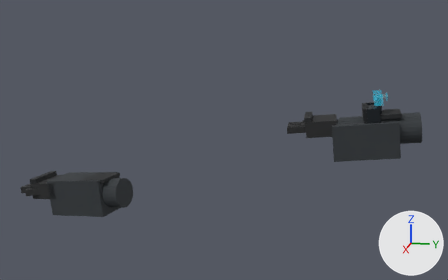
The glTF model public/assets/viewmodels/operative_hands.glb: old version first, new version second.
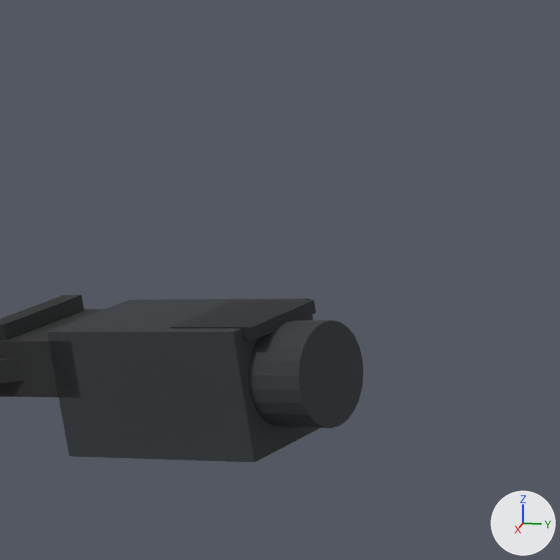
The first picture shows the older version from a 50 mm camera at (1.645, 0.325, 0.473) aimed at (-0.038, -0.012, 0.052). The close-ups show the older and then the newer version on the part from 8% to 42% of the width and 32% to 87% of the height of that picture. Only the edits that show in the close-ups are written down. The lights are fixed; the arrows at lower right show +X, +Y and +Z. Where no turn or scale is listed for an object, it has been applied to the vertices. Vertices at exactly the same position are counted once.

The scene before the commit, as lines of its bpy script (objects in view):
```python
me_cube = bpy.data.meshes.new('Cube')
me_cube.from_pydata(...)  # 8 vertices, 12 faces; spans x -0.071..0.071, y -0.105..0.105, z -0.062..0.062
me_cube.materials.append(mat_vm_sleeve_fabric)  # dark grey #303539
me_cube_002 = bpy.data.meshes.new('Cube.002')
me_cube_002.from_pydata(...)  # 8 vertices, 12 faces; spans x -0.0463..0.0463, y -0.0222..0.0222, z -0.0083..0.0083
me_cube_002.materials.append(mat_vm_knuckle_rubber)  # black #191d1f
me_cube_016 = bpy.data.meshes.new('Cube.016')
me_cube_016.from_pydata(...)  # 8 vertices, 12 faces; spans x -0.0469..0.0469, y -0.0478..0.0478, z -0.0104..0.0104
me_cube_016.materials.append(mat_vm_knuckle_rubber)  # black #191d1f
me_cylinder = bpy.data.meshes.new('Cylinder')
me_cylinder.from_pydata(...)  # 48 vertices, 92 faces; spans x -0.064..0.064, y -0.107..0.107, z -0.054..0.054
me_cylinder.materials.append(mat_vm_sleeve_fabric)  # dark grey #303539
ob_right_forearm_armor_plate = bpy.data.objects.new('right_forearm_armor_plate', me_cube_016)
ob_right_forearm_armor_plate.location = (0.0973, -0.3331, -0.0389)
ob_right_forearm_sleeve_round = bpy.data.objects.new('right_forearm_sleeve_round', me_cylinder)
ob_right_forearm_sleeve_round.location = (0.0922, -0.3523, -0.0841)
ob_right_knuckle_pad = bpy.data.objects.new('right_knuckle_pad', me_cube_002)
ob_right_knuckle_pad.location = (0.0439, -0.5323, -0.0658)
ob_right_sleeve = bpy.data.objects.new('right_sleeve', me_cube)
ob_right_sleeve.location = (0.0831, -0.3862, -0.093)
# also in view: 'right_palm_mesh' at (0.054, -0.494, -0.089)
```
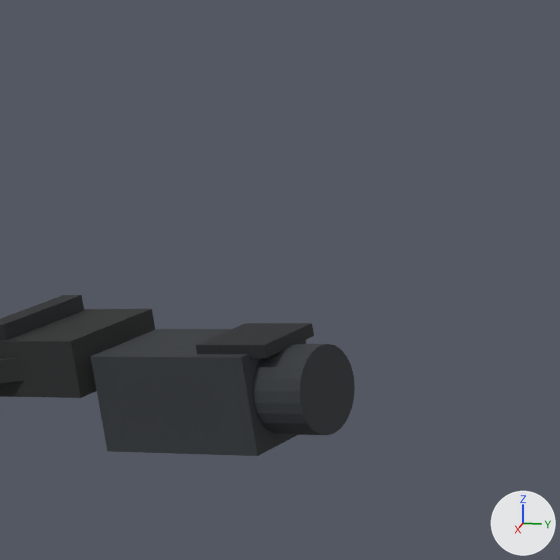
The edits, one by one:
me_cylinder is used by ob_right_forearm_sleeve_round; location (0.0922, -0.3523, -0.0841).
me_cylinder had 48 vertices, 92 faces and spanned x -0.064..0.064, y -0.107..0.107, z -0.054..0.054.
me_cylinder now has 48 vertices, 92 faces and spans x -0.053..0.053, y -0.086..0.086, z -0.045..0.045.
me_cylinder part 1: the whole mesh is multiplied about its middle by the matrix ((0.847, -0.012, -0.002), (-0.012, 0.804, -0.007), (-0.002, -0.007, 0.849)).
me_cube is used by ob_right_sleeve; location (0.0831, -0.3862, -0.093).
me_cube had 8 vertices, 12 faces and spanned x -0.071..0.071, y -0.105..0.105, z -0.062..0.062.
me_cube now has 8 vertices, 12 faces and spans x -0.058..0.058, y -0.085..0.085, z -0.048..0.048.
me_cube part 2: the whole mesh is scaled about its middle by (0.818, 0.806, 0.763).
Object 'right_forearm_armor_plate' (ob_right_forearm_armor_plate) moves from (0.0973, -0.3331, -0.0389) to (0.1, -0.3233, -0.0536).
Object 'right_forearm_sleeve_round' (ob_right_forearm_sleeve_round) moves from (0.0922, -0.3523, -0.0841) to (0.0962, -0.3373, -0.094).
Object 'right_sleeve' (ob_right_sleeve) moves from (0.0831, -0.3862, -0.093) to (0.087, -0.3714, -0.101).

What differs and where, as boxes [x1, y1, x2, y2] in the close-ups (560 x 560 px):
'right_sleeve', moved, rescaled (21% narrower, 22% shorter)
    before: [47, 298, 319, 462]
    after: [91, 329, 306, 456]
'right_forearm_sleeve_round', reshaped, moved
    before: [248, 320, 363, 428]
    after: [252, 344, 355, 435]
'right_forearm_armor_plate', moved
    before: [170, 300, 316, 340]
    after: [196, 323, 314, 358]
